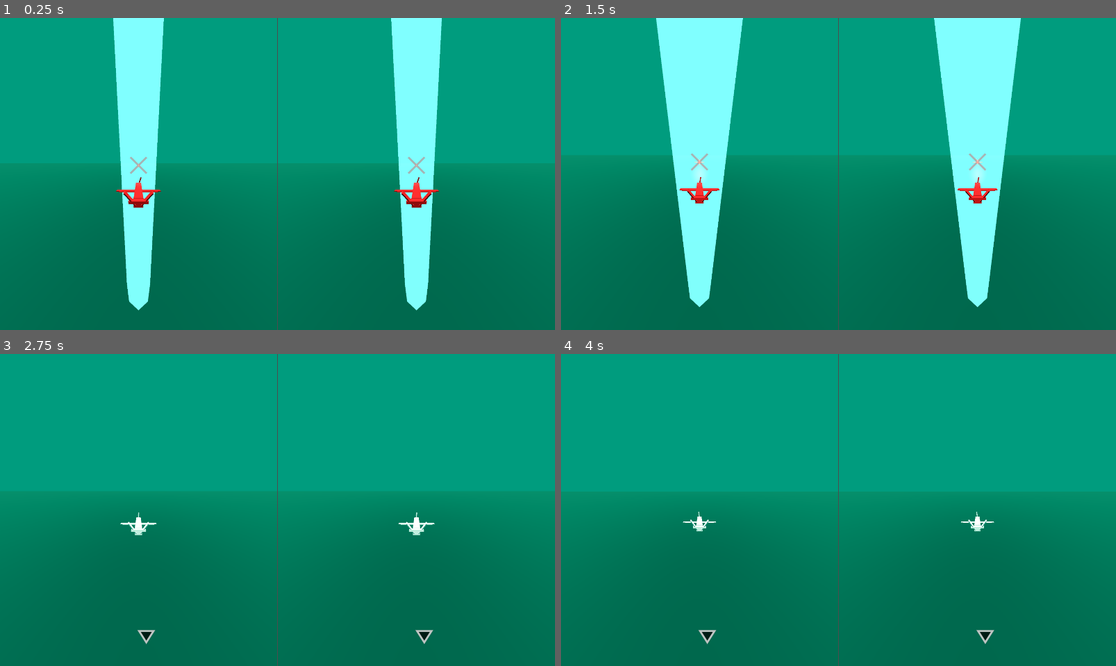
Above: before the commit, frames 1-4 (two rows, left to right).
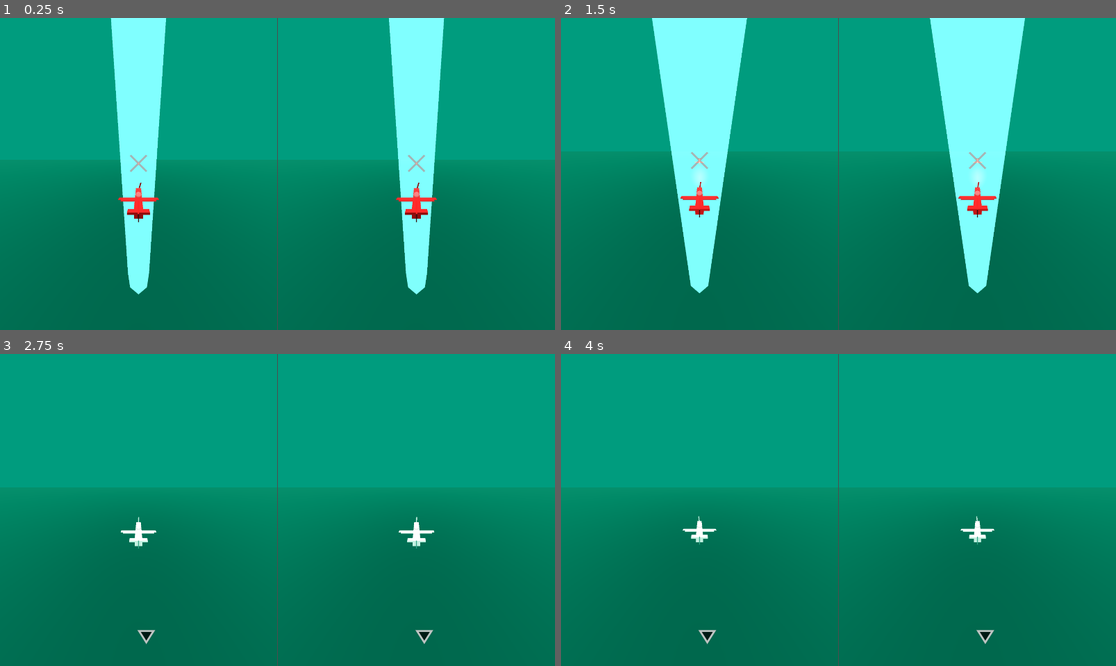
Above: after the commit, the same moments.

Repository: proximadams/Paper-Pilots
Game: Godot game, scene res://scenes/level.tscn
Same seed, same stepped clock (60 frames per second), same inputs: the game is played once before the commit and once after it.
Inputs:
- Up to frame 1 (0.25 s): no input
- Up to frame 2 (1.5 s): no input
- Up to frame 3 (2.75 s): no input
- Up to frame 4 (4 s): no input

The runs differ from the first frame. In frame 1, 2.1% of the frame differs, in the area x 19-81%, y 0-94%; in frame 2, 2.4%, in the area x 16-84%, y 0-93%; in frame 3, 0.5%; in frame 4, 0.4%.

Commit message:
remodel plane

Diff:
--- a/scenes/level.tscn
+++ b/scenes/level.tscn
@@ -56,7 +56,7 @@
 enemyPlayer = NodePath("../Player2")
 
 [node name="CameraFollow" type="Node3D" parent="Player1"]
-transform = Transform3D(1, 0, 0, 0, 1, 0, 0, 0, 1, 0, 3.5, -7.5)
+transform = Transform3D(1, 0, 0, 0, 1, 0, 0, 0, 1, 0, 5, -7.5)
 
 [node name="CameraLookAt" type="Node3D" parent="Player1"]
 transform = Transform3D(1, 0, 0, 0, 1, 0, 0, 0, 1, 0, 0, 20)
@@ -67,7 +67,7 @@
 playerID = 2
 
 [node name="CameraFollow" type="Node3D" parent="Player2"]
-transform = Transform3D(1, 0, 0, 0, 1, 0, 0, 0, 1, 0, 3.5, -7.5)
+transform = Transform3D(1, 0, 0, 0, 1, 0, 0, 0, 1, 0, 5, -7.5)
 
 [node name="CameraLookAt" type="Node3D" parent="Player2"]
 transform = Transform3D(1, 0, 0, 0, 1, 0, 0, 0, 1, 0, 0, 20)
@@ -92,7 +92,7 @@
 render_target_update_mode = 4
 
 [node name="Camera3D" type="Camera3D" parent="GridContainer/p1SubViewportContainer/SubViewport" node_paths=PackedStringArray("followTarget", "lookAtTarget", "player", "enemyOffscreen", "enemyOnscreen")]
-transform = Transform3D(1, 0, 0, 0, 0.886204, 0.463296, 0, -0.463296, 0.886204, 0, 3.5, 37.5)
+transform = Transform3D(1, 0, 0, 0, 0.886204, 0.463296, 0, -0.463296, 0.886204, 0, 5, 37.5)
 current = true
 fov = 135.0
 script = ExtResource("1_w7c3h")
@@ -118,7 +118,7 @@
 render_target_update_mode = 4
 
 [node name="Camera3D" type="Camera3D" parent="GridContainer/p2SubViewportContainer/SubViewport" node_paths=PackedStringArray("followTarget", "lookAtTarget", "player", "enemyOffscreen", "enemyOnscreen")]
-transform = Transform3D(-1, 4.05026e-08, -7.74744e-08, 0, 0.886204, 0.463296, 8.74228e-08, 0.463296, -0.886204, 0, 3.5, -37.5)
+transform = Transform3D(-1, 4.05026e-08, -7.74744e-08, 0, 0.886204, 0.463296, 8.74228e-08, 0.463296, -0.886204, 0, 5, -37.5)
 current = true
 fov = 135.0
 script = ExtResource("1_w7c3h")
--- a/scenes/player.tscn
+++ b/scenes/player.tscn
@@ -14,26 +14,27 @@
 [sub_resource type="BoxMesh" id="BoxMesh_u8vuu"]
 size = Vector3(0.9, 0.9, 5.5)
 
-[sub_resource type="BoxMesh" id="BoxMesh_3vyb7"]
-size = Vector3(0, 0.9, 6)
+[sub_resource type="StandardMaterial3D" id="StandardMaterial3D_qhqgy"]
+transparency = 1
+albedo_color = Color(0.762403, 0.762404, 0.762403, 0.392157)
 
 [sub_resource type="BoxMesh" id="BoxMesh_g2els"]
-size = Vector3(6, 0.1, 0.5)
+size = Vector3(6, 0.1, 0.6)
 
 [sub_resource type="BoxMesh" id="BoxMesh_qhqgy"]
-size = Vector3(1, 0.05, 0.25)
+size = Vector3(1, 0.05, 0.35)
 
 [sub_resource type="BoxMesh" id="BoxMesh_dqkch"]
-size = Vector3(0.55, 0.05, 0.25)
+size = Vector3(0.55, 0.05, 0.35)
 
 [sub_resource type="BoxMesh" id="BoxMesh_qlg0r"]
 size = Vector3(3, 0.2, 0.01)
 
 [sub_resource type="BoxMesh" id="BoxMesh_tuyoq"]
-size = Vector3(0.1, 2, 0.3)
+size = Vector3(0.1, 2, 1)
 
 [sub_resource type="BoxMesh" id="BoxMesh_fjrip"]
-size = Vector3(1.7, 0.2, 0.5)
+size = Vector3(2, 0.2, 0.5)
 
 [sub_resource type="StandardMaterial3D" id="StandardMaterial3D_3vyb7"]
 blend_mode = 1
@@ -181,15 +182,20 @@
 skeleton = NodePath("../../..")
 surface_material_override/0 = ExtResource("2_g2els")
 
-[node name="MainBodyVertical" type="MeshInstance3D" parent="Rectangles/MainBody"]
-mesh = SubResource("BoxMesh_3vyb7")
-skeleton = NodePath("../../..")
-surface_material_override/0 = ExtResource("2_g2els")
+[node name="CSGSphere3D" type="CSGSphere3D" parent="Rectangles/MainBody"]
+transform = Transform3D(1, 0, 0, 0, 0.75, 0, 0, 0, 1.5, 0, 0.45, 0.5)
+material_override = SubResource("StandardMaterial3D_qhqgy")
+radius = 0.45
+
+[node name="CSGSphere3D2" type="CSGSphere3D" parent="Rectangles/MainBody"]
+transform = Transform3D(1, 0, 0, 0, 1, 0, 0, 0, 2, 0, 0, 3)
+radius = 0.2
 
 [node name="Wings" type="Node3D" parent="Rectangles"]
-transform = Transform3D(1, 0, 0, 0, 1, 0, 0, 0, 1, 0, 0, 0.5)
+transform = Transform3D(1, 0, 0, 0, 1, 0, 0, 0, 1, 0, -0.5, 1)
 
 [node name="MainWing" type="MeshInstance3D" parent="Rectangles/Wings"]
+transform = Transform3D(1, 0, 0, 0, 1, 0, 0, 0, 1, 0, 0, 0.05)
 mesh = SubResource("BoxMesh_g2els")
 skeleton = NodePath("../../..")
 
@@ -197,17 +203,17 @@
 transform = Transform3D(1, 0, 0, 0, 1, 0, 0, 0, 1, 1.5, 0, -0.25)
 
 [node name="Rectangle" type="MeshInstance3D" parent="Rectangles/Wings/LeftMoveableWing"]
-transform = Transform3D(1, 0, 0, 0, 1, 0, 0, 0, 1, 0, 0, -0.125)
+transform = Transform3D(1, 0, 0, 0, 1, 0, 0, 0, 1, 0, 0, -0.175)
 mesh = SubResource("BoxMesh_qhqgy")
 skeleton = NodePath("../../../..")
 
 [node name="LeftOuterWing" type="MeshInstance3D" parent="Rectangles/Wings"]
-transform = Transform3D(1, 0, 0, 0, 1, 0, 0, 0, 1, 2.275, 0, -0.375)
+transform = Transform3D(1, 0, 0, 0, 1, 0, 0, 0, 1, 2.275, 0, -0.425)
 mesh = SubResource("BoxMesh_dqkch")
 skeleton = NodePath("../../..")
 
 [node name="LeftInnerWing" type="MeshInstance3D" parent="Rectangles/Wings"]
-transform = Transform3D(1, 0, 0, 0, 1, 0, 0, 0, 1, 0.725, 0, -0.375)
+transform = Transform3D(1, 0, 0, 0, 1, 0, 0, 0, 1, 0.725, 0, -0.425)
 mesh = SubResource("BoxMesh_dqkch")
 skeleton = NodePath("../../..")
 
@@ -215,17 +221,17 @@
 transform = Transform3D(1, 0, 0, 0, 1, 0, 0, 0, 1, -1.5, 0, -0.25)
 
 [node name="Rectangle" type="MeshInstance3D" parent="Rectangles/Wings/RightMoveableWing"]
-transform = Transform3D(1, 0, 0, 0, 1, 0, 0, 0, 1, 0, 0, -0.125)
+transform = Transform3D(1, 0, 0, 0, 1, 0, 0, 0, 1, 0, 0, -0.175)
 mesh = SubResource("BoxMesh_qhqgy")
 skeleton = NodePath("../../../..")
 
 [node name="RightInnerWing" type="MeshInstance3D" parent="Rectangles/Wings"]
-transform = Transform3D(1, 0, 0, 0, 1, 0, 0, 0, 1, -0.725, 0, -0.375)
+transform = Transform3D(1, 0, 0, 0, 1, 0, 0, 0, 1, -0.725, 0, -0.425)
 mesh = SubResource("BoxMesh_dqkch")
 skeleton = NodePath("../../..")
 
 [node name="RightOuterWing" type="MeshInstance3D" parent="Rectangles/Wings"]
-transform = Transform3D(1, 0, 0, 0, 1, 0, 0, 0, 1, -2.275, 0, -0.375)
+transform = Transform3D(1, 0, 0, 0, 1, 0, 0, 0, 1, -2.275, 0, -0.425)
 mesh = SubResource("BoxMesh_dqkch")
 skeleton = NodePath("../../..")
 
@@ -237,17 +243,12 @@
 [node name="Tail" type="Node3D" parent="Rectangles"]
 
 [node name="Vertical1" type="MeshInstance3D" parent="Rectangles/Tail"]
-transform = Transform3D(0.913574, 0.406673, -1.49012e-08, -0.352189, 0.791178, 0.5, 0.203337, -0.456787, 0.866025, 0.677, 0.553, -2.85)
+transform = Transform3D(1, 0, 0, 0, 0.866025, 0.5, 0, -0.5, 0.866025, 0, 0.553, -2.85)
 mesh = SubResource("BoxMesh_tuyoq")
 skeleton = NodePath("../../..")
 
-[node name="Vertical2" type="MeshInstance3D" parent="Rectangles/Tail"]
-transform = Transform3D(0.913545, -0.406736, 0, 0.352244, 0.791153, 0.5, -0.203368, -0.456773, 0.866025, -0.677, 0.553, -2.85)
-mesh = SubResource("BoxMesh_tuyoq")
-skeleton = NodePath("../../..")
-
 [node name="Horizontal" type="MeshInstance3D" parent="Rectangles/Tail"]
-transform = Transform3D(1, 0, 0, 0, 1, 0, 0, 0, 1, 0, 0.3, -2.75)
+transform = Transform3D(1, 0, 0, 0, 1, 0, 0, 0, 1, 0, 0.5, -2.75)
 mesh = SubResource("BoxMesh_fjrip")
 skeleton = NodePath("../../..")
 
--- a/scripts/player.gd
+++ b/scripts/player.gd
@@ -116,7 +116,7 @@
 	if rad_to_deg(rotation.x) < 80.0 or 100.0 < rad_to_deg(rotation.x):
 		if propulsionSpeed == 0.0:
 			propulsionSpeed = 0.001
-		rotation.x += delta * min(1.0, max(0.0, max(0.0, TILT_DOWN_SPEED/propulsionSpeed) - 0.1))
+		rotation.x += delta * min(2.0, max(0.0, max(0.0, TILT_DOWN_SPEED/propulsionSpeed) - 0.1))
 
 func _handle_spin_propellor(delta: float) -> void:
 	var accdeccMult = _get_acceleration_decceleration_mult()
--- a/scripts/player_camera.gd
+++ b/scripts/player_camera.gd
@@ -11,7 +11,7 @@
 @onready var viewport = get_parent()
 
 func _physics_process(_delta: float) -> void:
-	global_position = lerp(global_position, followTarget.global_position, 0.15)
+	global_position = lerp(global_position, followTarget.global_position, 0.22)
 	look_at(lookAtTarget.global_position)
 	if is_position_in_frustum(player.enemyPlayer.global_position):
 		var screenPosition    := unproject_position(player.enemyPlayer.global_position)
